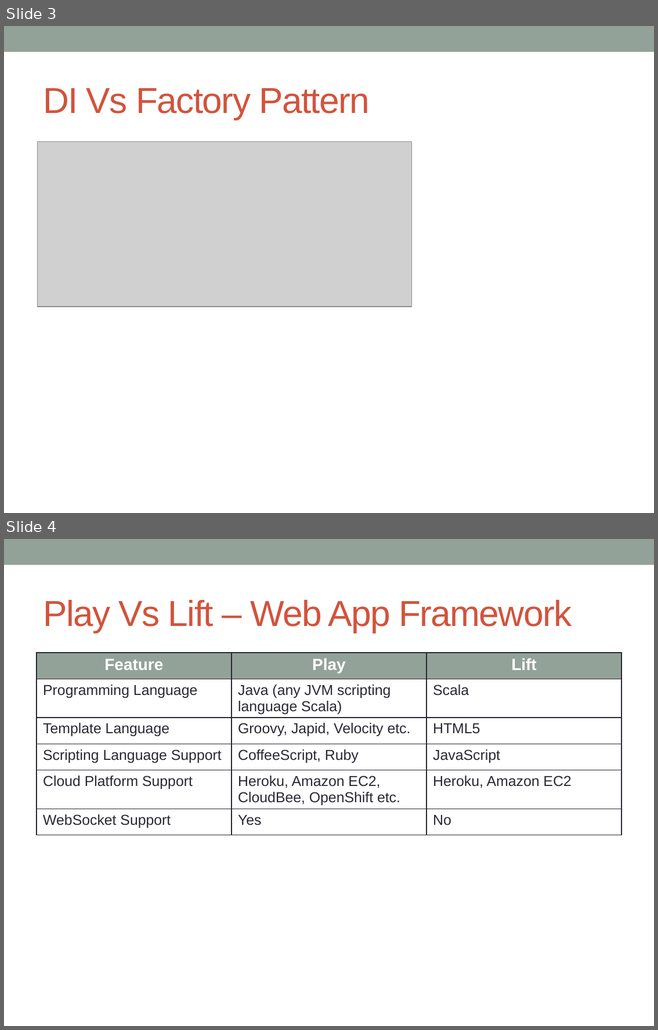
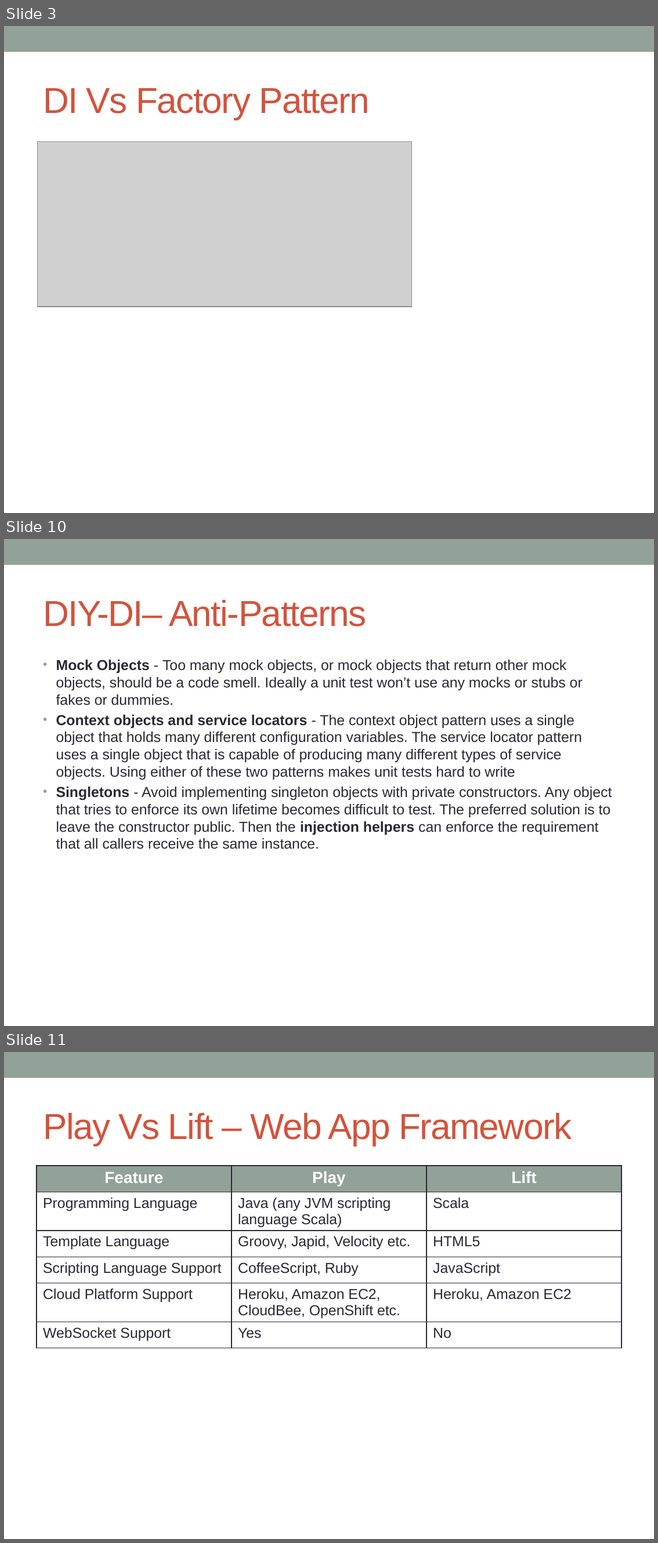
Before and after one commit to notionquest/ProjectDocumentation, a slide deck: Frameworks.pptx. Shown one above the other, each under a label of ours: slides 3 and 4 before the commit, slides 3, 10 and 11 after it; the slides between them are not shown. The pictures are 658x1030 and 658x1543 pixels, drawn with LibreOffice and Linux fonts; fonts in the diff are those of the drawing; grey boxes stand for pictures. Boxes give left, top, right and bottom in pixels: in the first picture for what was removed or moved away, otherwise in the second. Text is boxed around its words. In the diff, an @@ line names an element or a change of style, - is before the commit and + after.

```diff
--- a/Frameworks.pptx
+++ b/Frameworks.pptx
@@ slide 10 added at (4,539,654,1026), background #FFFFFF; not listed: 1 template element that a slide beside it also shows @@
@@ title added at (43,600,366,627), 40 pt, text #D2533C @@
+DIY-DI– Anti-Patterns
@@ text added at (56,660,611,849), 16 pt, text #292934 @@
+• Mock Objects - Too many mock objects, or mock objects that return other mock objects, should be a code smell. Ideally a unit test won’t use any mocks or stubs or fakes or dummies.
+• Context objects and service locators - The context object pattern uses a single object that holds many different configuration variables. The service locator pattern uses a single object that is capable of producing many different types of service objects. Using either of these two patterns makes unit tests hard to write
+• Singletons - Avoid implementing singleton objects with private constructors. Any object that tries to enforce its own lifetime becomes difficult to test. The preferred solution is to leave the constructor public. Then the injection helpers can enforce the requirement that all callers receive the same instance.
@@ what was slide 4 is now slide 11 @@
```
Also in this commit, not shown: 2 slides changed, 6 other slides added, 5 other files.
